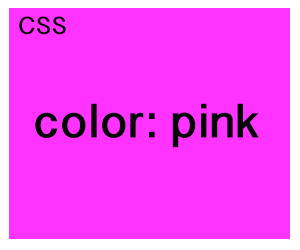
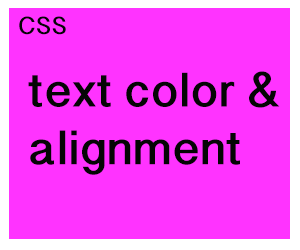
Revision of a layered 300 x 250 image; what changed, layer by layer:
renamed "color: pink" to "text color & alignment", painted on it over left=28, top=71, right=280, bottom=175
